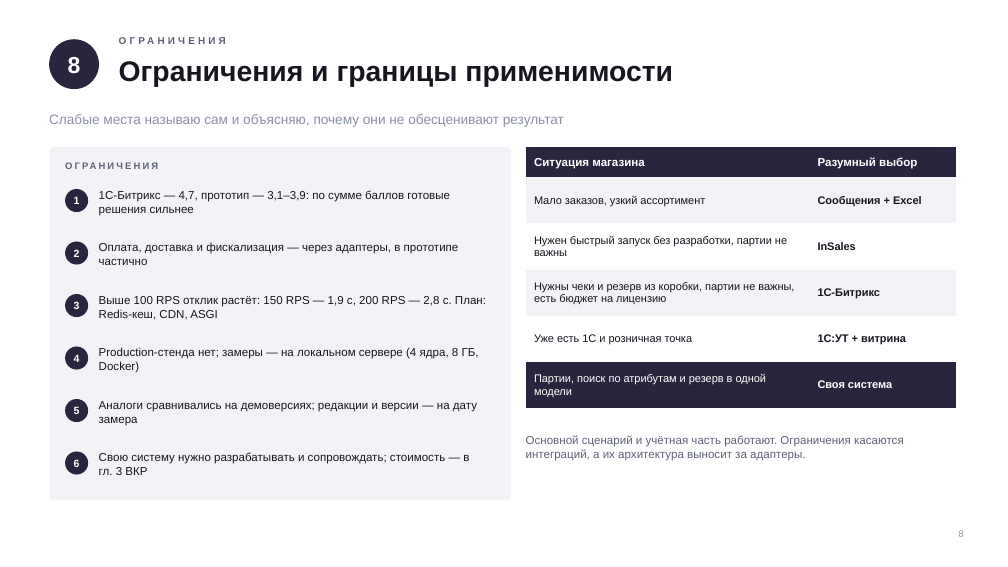
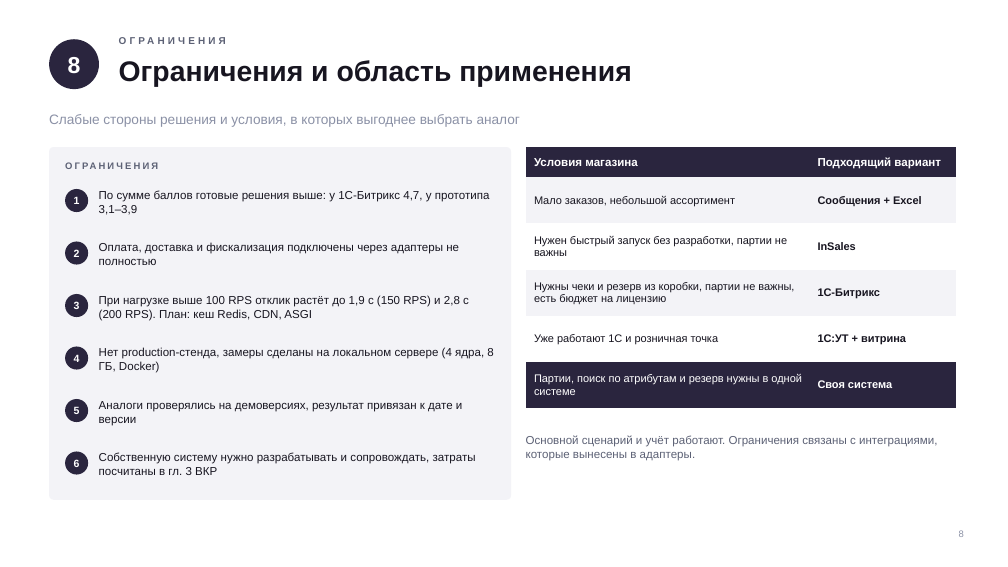
Before and after one commit to vfirsov/vfirsov-vr22-vkr, a slide deck: slide 9 of docs/Сравнение с аналогами — презентация.pptx. Drawn at 1008x567 pixels with LibreOffice and Linux fonts; fonts in the diff are those of the drawing; background and template pictures are left out. Boxes give left, top, right and bottom in pixels: in the first picture for what was removed or moved away, otherwise in the second. Text is boxed around its words. In the diff, an @@ line names an element or a change of style, - is before the commit and + after.

```diff
--- a/docs/Сравнение с аналогами — презентация.pptx
+++ b/docs/Сравнение с аналогами — презентация.pptx
@@ title at box(119, 60, 632, 87): text changed @@
-Ограничения и границы применимости
+Ограничения и область применения
@@ text at box(49, 114, 520, 127): text changed @@
-Слабые места называю сам и объясняю, почему они не обесценивают результат
+Слабые стороны решения и условия, в которых выгоднее выбрать аналог
@@ table at box(526, 147, 957, 399) @@
-row 1, column 1: Ситуация магазина
+row 1, column 1: Условия магазина
-row 1, column 2: Разумный выбор
+row 1, column 2: Подходящий вариант
-row 2, column 1: Мало заказов, узкий ассортимент
+row 2, column 1: Мало заказов, небольшой ассортимент
-row 5, column 1: Уже есть 1С и розничная точка
+row 5, column 1: Уже работают 1С и розничная точка
-row 6, column 1: Партии, поиск по атрибутам и резерв в одной модели
+row 6, column 1: Партии, поиск по атрибутам и резерв нужны в одной системе
@@ text at box(99, 190, 490, 215): text changed @@
-1С-Битрикс — 4,7, прототип — 3,1–3,9: по сумме баллов готовые решения сильнее
+По сумме баллов готовые решения выше: у 1С-Битрикс 4,7, у прототипа 3,1–3,9
@@ text at box(99, 242, 459, 265): text changed @@
-Оплата, доставка и фискализация — через адаптеры, в прототипе частично
+Оплата, доставка и фискализация подключены через адаптеры не полностью
@@ text at box(99, 295, 469, 321): text changed @@
-Выше 100 RPS отклик растёт: 150 RPS — 1,9 с, 200 RPS — 2,8 с. План: Redis-кеш, CDN, ASGI
+При нагрузке выше 100 RPS отклик растёт до 1,9 с (150 RPS) и 2,8 с (200 RPS). План: кеш Redis, CDN, ASGI
@@ text at box(99, 347, 493, 373): text changed @@
-Production-стенда нет; замеры — на локальном сервере (4 ядра, 8 ГБ, Docker)
+Нет production-стенда, замеры сделаны на локальном сервере (4 ядра, 8 ГБ, Docker)
@@ text at box(99, 401, 462, 426): text changed @@
-Аналоги сравнивались на демоверсиях; редакции и версии — на дату замера
+Аналоги проверялись на демоверсиях, результат привязан к дате и версии
@@ text at box(526, 435, 938, 461): text changed @@
-Основной сценарий и учётная часть работают. Ограничения касаются интеграций, а их архитектура выносит за адаптеры.
+Основной сценарий и учёт работают. Ограничения связаны с интеграциями, которые вынесены в адаптеры.
@@ text at box(99, 452, 476, 475): text changed @@
-Свою систему нужно разрабатывать и сопровождать; стоимость — в гл. 3 ВКР
+Собственную систему нужно разрабатывать и сопровождать, затраты посчитаны в гл. 3 ВКР
```
Also in this commit, not shown: 13 other slides changed, 1 other file.
